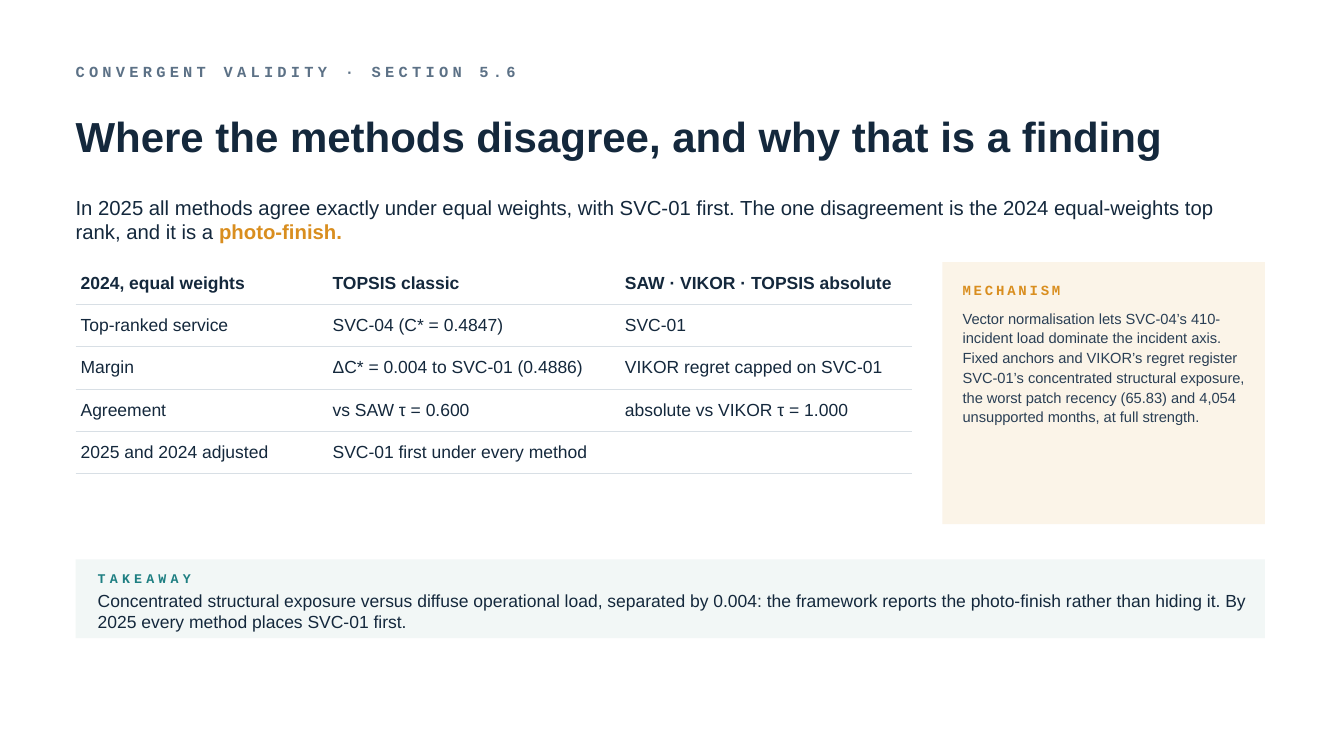
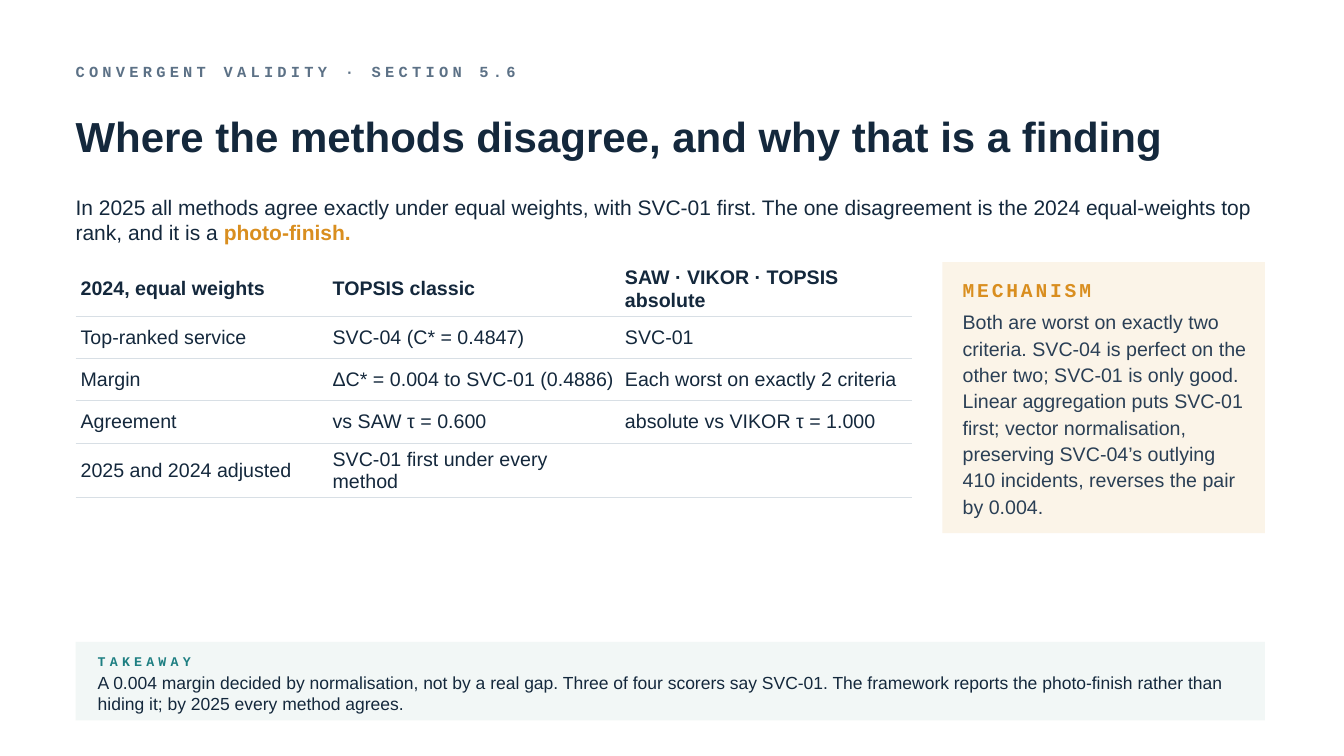
Before and after one commit to TobiZeier/MScProject, a slide deck: slide 11 of presentation/defense.pptx. Drawn at 1344x756 pixels with LibreOffice and Linux fonts; fonts in the diff are those of the drawing. Boxes give left, top, right and bottom in pixels: in the first picture for what was removed or moved away, otherwise in the second. Text is boxed around its words. In the diff, an @@ line names an element or a change of style, - is before the commit and + after.

```diff
--- a/presentation/defense.pptx
+++ b/presentation/defense.pptx
@@ text "In 2025 all methods agree ..." at (76, 199, 1250, 244): size 14.5 to 15 pt @@
@@ table at (76, 262, 912, 503) @@
-row 3, column 3: VIKOR regret capped on SVC-01
+row 3, column 3: Each worst on exactly 2 criteria
@@ size 12.5 to 14 pt in "2024, equal weights", "TOPSIS classic", "SAW · VIKOR · TOPSIS absolute", "Top-ranked service" and 9 more places @@
@@ rectangle: place and size @@
-rectangle at (943, 262, 1265, 524)
+rectangle at (943, 262, 1265, 533)
@@ text "MECHANISM" at (963, 284, 1091, 297): size 10 to 14 pt @@
@@ text at (963, 314, 1246, 518): text changed; size 10.5 to 14 pt @@
-Vector normalisation lets SVC-04’s 410-incident load dominate the incident axis. Fixed anchors and VIKOR’s regret register SVC-01’s concentrated structural exposure, the worst patch recency (65.83) and 4,054 unsupported months, at full strength.
+Both are worst on exactly two criteria. SVC-04 is perfect on the other two; SVC-01 is only good. Linear aggregation puts SVC-01 first; vector normalisation, preserving SVC-04’s outlying 410 incidents, reverses the pair by 0.004.
@@ rectangle: place and size @@
-rectangle at (76, 560, 1265, 638)
+rectangle at (76, 642, 1265, 721)
@@ text "TAKEAWAY": place and size @@
-text "TAKEAWAY" at (98, 574, 191, 583)
+text "TAKEAWAY" at (98, 657, 191, 666)
@@ text at (98, 676, 1222, 714): text changed @@
-Concentrated structural exposure versus diffuse operational load, separated by 0.004: the framework reports the photo-finish rather than hiding it. By 2025 every method places SVC-01 first.
+A 0.004 margin decided by normalisation, not by a real gap. Three of four scorers say SVC-01. The framework reports the photo-finish rather than hiding it; by 2025 every method agrees.
```
Also in this commit, not shown: 14 other slides changed, 10 other files.
